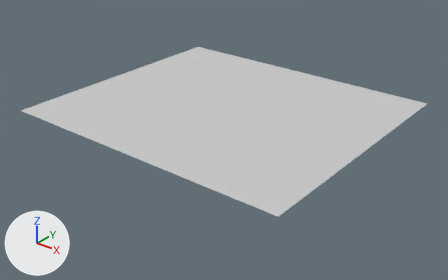
Two versions of the FBX model Assets/ExplosiveLLC/RPG Character Mecanim Animation Pack FREE/Demo Elements/Models/Stage/Stage.FBX, one commit apart.
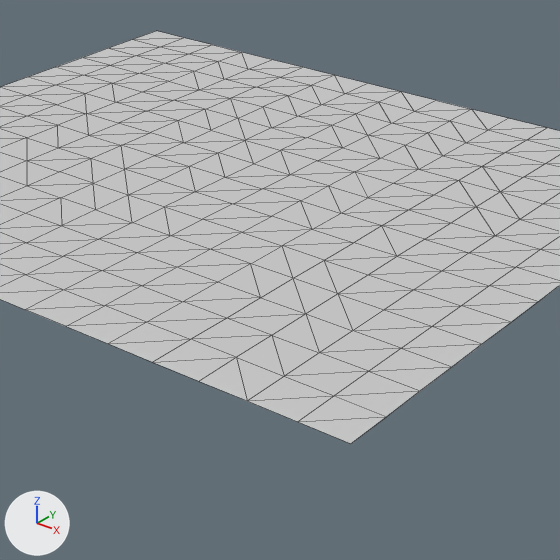
There are two pictures of each version: one whole from a 50 mm lens placed at (0.744, -0.939, 0.504), pointed at (-0.009, 0.002, -0.08), one close up on the part from 30% to 81% of the width and 12% to 95% of the height. Every picture has the same lights, and +X, +Y and +Z are marked at lower left. The last two pictures show the newer version. The close-ups show mesh edges as thin lines. Objects named as collision shapes, trigger or cutter boxes, shadow casters or lower levels of detail are left out. Where no turn or scale is listed for an object, it has been applied to the vertices.

In view in the first close-up: 'Stage'.
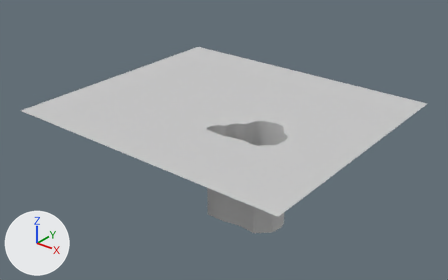
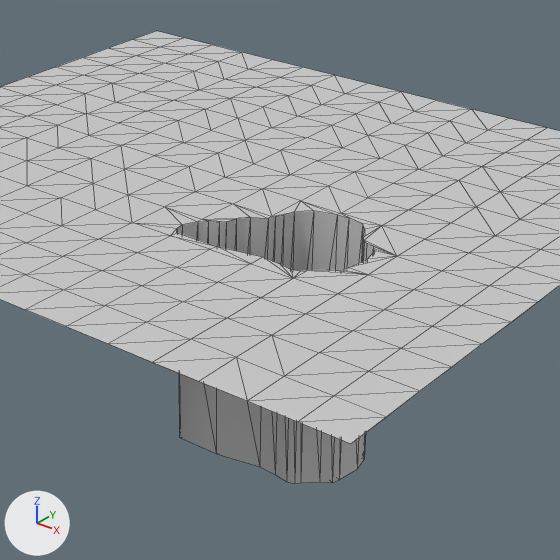
The newer file is also rescaled (x10.0) as a whole; pictures and numbers use the older file's frame.

Diff of the bpy script that builds the scene:
```diff
--- a/Assets/ExplosiveLLC/RPG Character Mecanim Animation Pack FREE/Demo Elements/Models/Stage/Stage.FBX.py
+++ b/Assets/ExplosiveLLC/RPG Character Mecanim Animation Pack FREE/Demo Elements/Models/Stage/Stage.FBX.py
@@ me_stage_ncl1_1 @@
 # used by ob_stage; location = (0.0, 0.0, 0.0)
-me_stage_ncl1_1.from_pydata(...)  # 255 vertices, 448 faces; spans x -0.32..0.32, y -0.28..0.28, z 0.0
+me_stage_ncl1_1.from_pydata(...)  # 319 vertices, 576 faces; spans x -0.32..0.32, y -0.28..0.28, z -0.191..0.0
+# me_stage_ncl1_1 part 1
+# 5 vertices are removed from x 0.08..0.16, y -0.08..-0.04, z 0.0
+# 33 faces are deleted
+# 35 vertices are added at x 0.034..0.185, y -0.112..-0.003, z -0.191
+# 34 new vertices lie (0.0, 0.0, 0.191) away from vertices in x 0.034..0.185, y -0.112..-0.003, z -0.191
+# 161 new faces join them
 me_stage_ncl1_1.materials.append(mat_01___default)
```

Changed parts and their boxes [x1, y1, x2, y2] in the close-ups (560 x 560 px):
'Stage', reshaped
    before: [0, 31, 560, 444]
    after: [0, 31, 560, 484]
part 1 of me_stage_ncl1_1, reshaped
    before: [133, 189, 397, 353]
    after: [133, 189, 397, 484]
